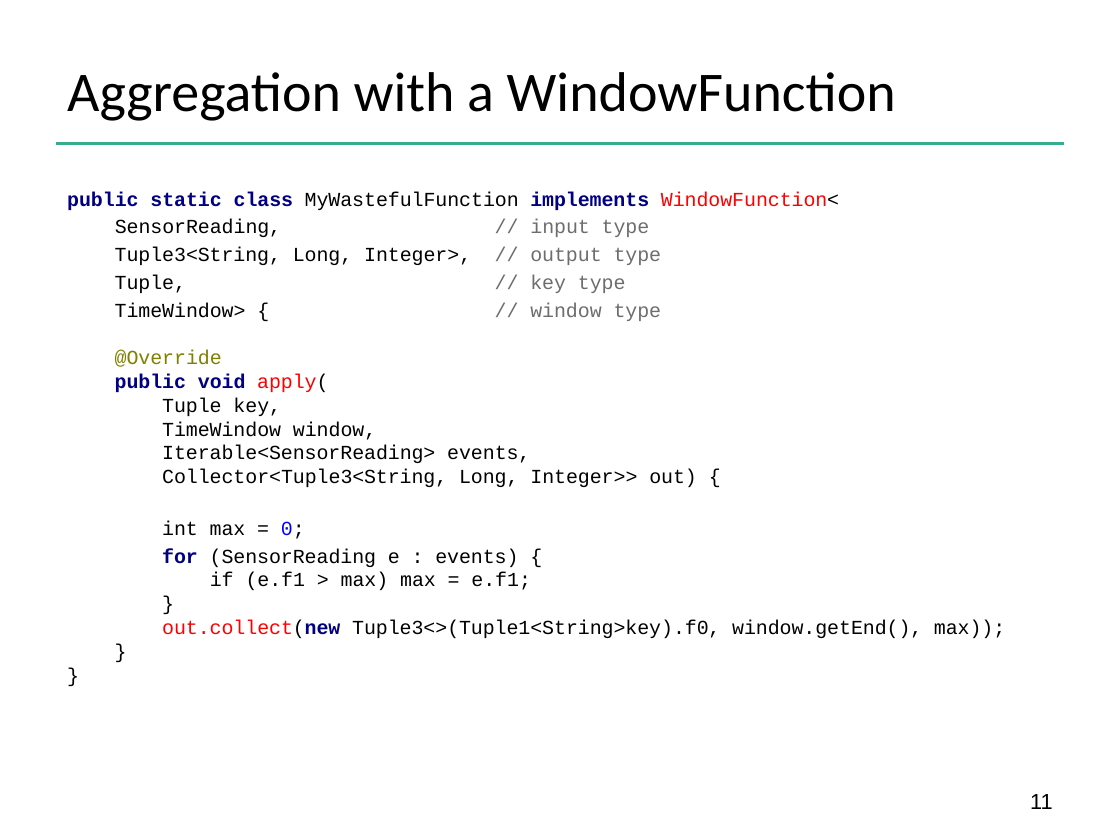
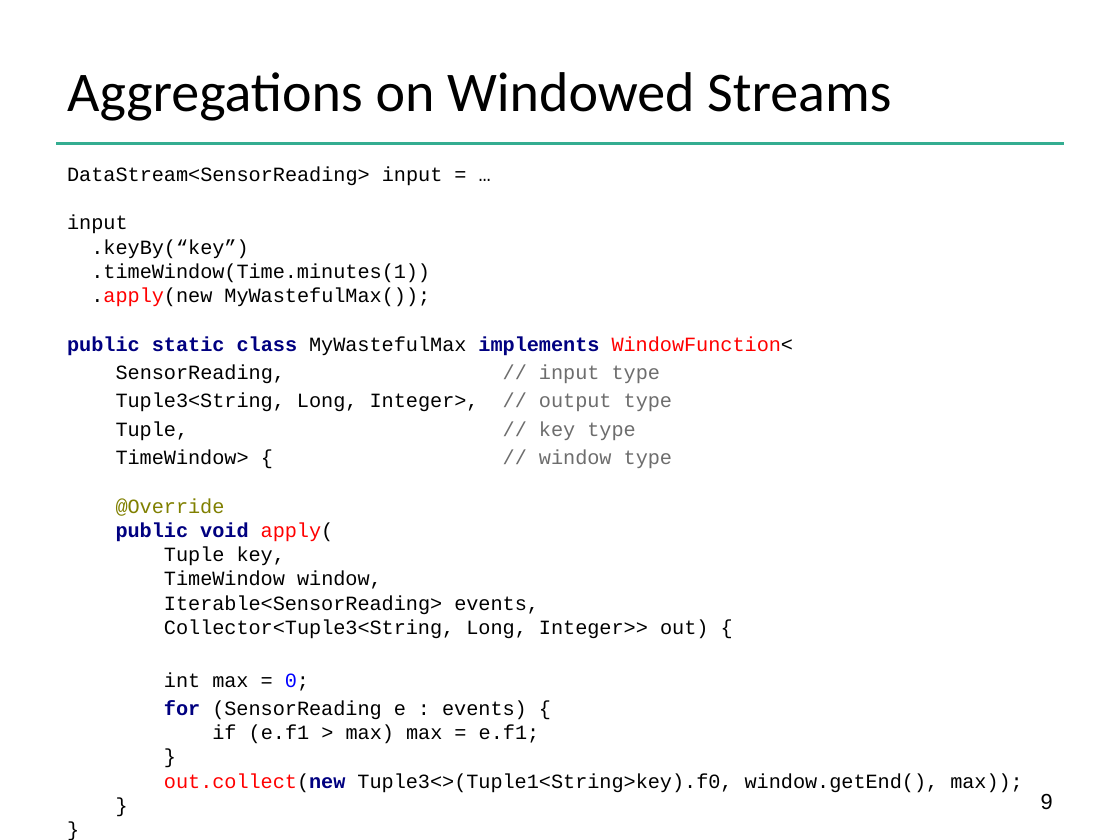
Before and after one commit to dataArtisans/flink-training-web, a slide deck: slide 9 of slides/flink_stream_windows.pptx (slide 11 before the commit). Drawn at 1120x840 pixels with LibreOffice and Linux fonts; fonts in the diff are those of the drawing; background and template pictures are left out. Boxes give left, top, right and bottom in pixels: in the first picture for what was removed or moved away, otherwise in the second. Text is boxed around its words. In the diff, an @@ line names an element or a change of style, - is before the commit and + after.

Commit message:
improved some of the slides, especially around windows, and watermarks

```diff
--- a/slides/flink_stream_windows.pptx
+++ b/slides/flink_stream_windows.pptx
@@ title at (67,72,891,121): text changed @@
-Aggregation with a WindowFunction
+Aggregations on Windowed Streams
@@ text "DataStream<SensorReading> input = …": place and size @@
-text "DataStream<SensorReading> input = …" at (67,191,1005,638)
+text "DataStream<SensorReading> input = …" at (67,167,1023,793)
@@ text at (67,167,794,356): text changed; size 12.8 to 13 pt; text colour #000080 to #000000 @@
-public static class MyWastefulFunction implements WindowFunction<
+DataStream<SensorReading> input = …
+input
+.keyBy(“key”)
+.timeWindow(Time.minutes(1))
+.apply(new MyWastefulMax());
+public static class MyWastefulMax implements WindowFunction<
@@ text at (116,365,1023,793): size 12.8 to 13 pt in "SensorReading, // input type", "Tuple3<String, Long, Integer>, // output type", "Tuple, // key type", "TimeWindow> { // window type @Override public ..." and 2 more places @@
@@ page number at (1041,793,1053,810): text changed @@
-11
+9
```
Also in this commit, not shown: 18 other slides changed, 5 slides added, 2 slides removed, 5 other files.
